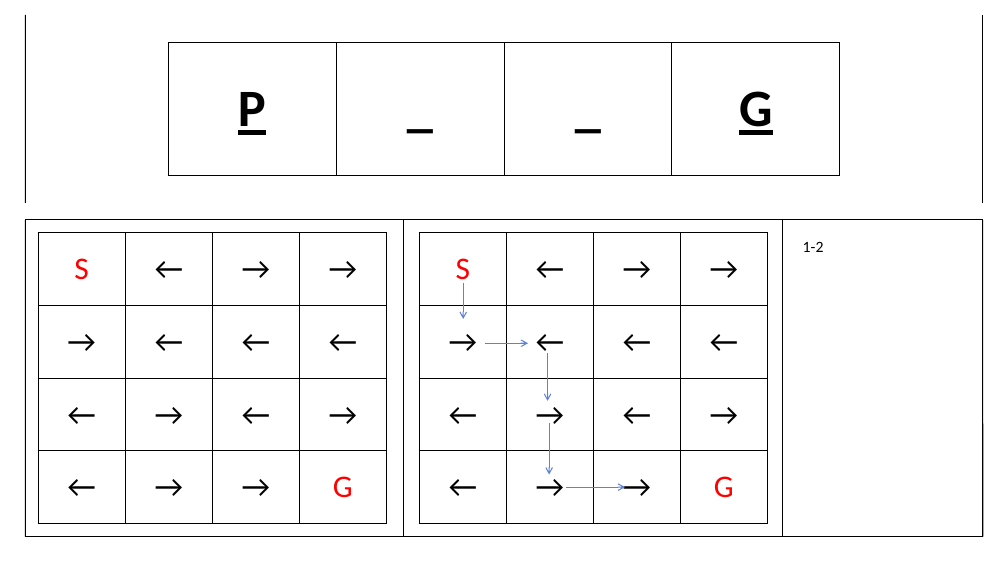
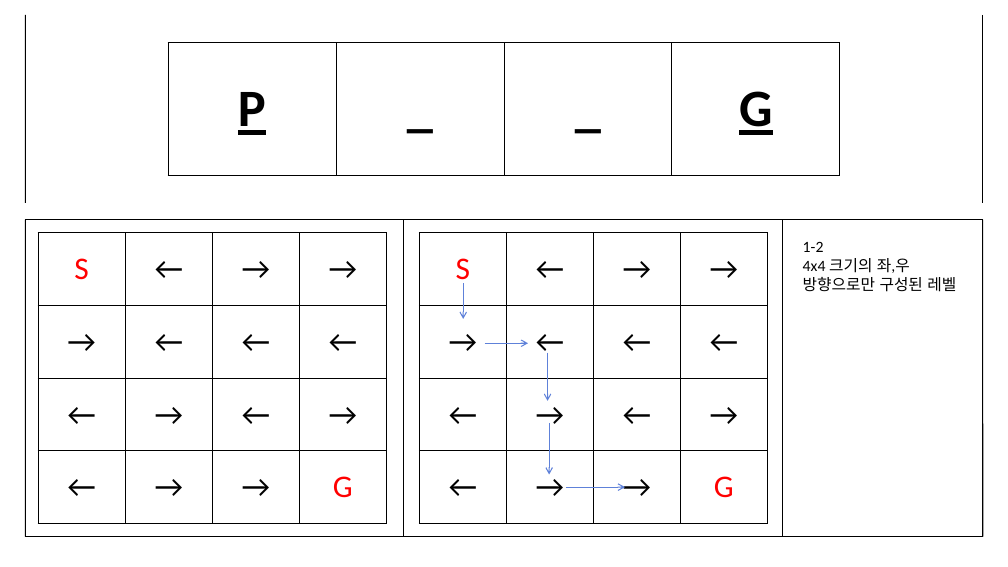
Before and after one commit to BSF0124/Brain-Control, a slide deck: slide 3 of etc/레벨디자인.pptx (slide 2 before the commit). Drawn at 1008x567 pixels with LibreOffice and Linux fonts; fonts in the diff are those of the drawing. Boxes give left, top, right and bottom in pixels: in the first picture for what was removed or moved away, otherwise in the second. Text is boxed around its words. In the diff, an @@ line names an element or a change of style, - is before the commit and + after.

Commit message:
2024.02.01
1-2, 1-3, 1-4 레벨 구현 완료, StageManager 수정, 재시작시 클리어 bool값 리셋

```diff
--- a/etc/레벨디자인.pptx
+++ b/etc/레벨디자인.pptx
@@ text at box(803, 258, 956, 292): paragraph added @@
+4x4 크기의 좌,우 방향으로만 구성된 레벨
```
Also in this commit, not shown: 2 other slides changed, 5 slides added, 16 other files.
